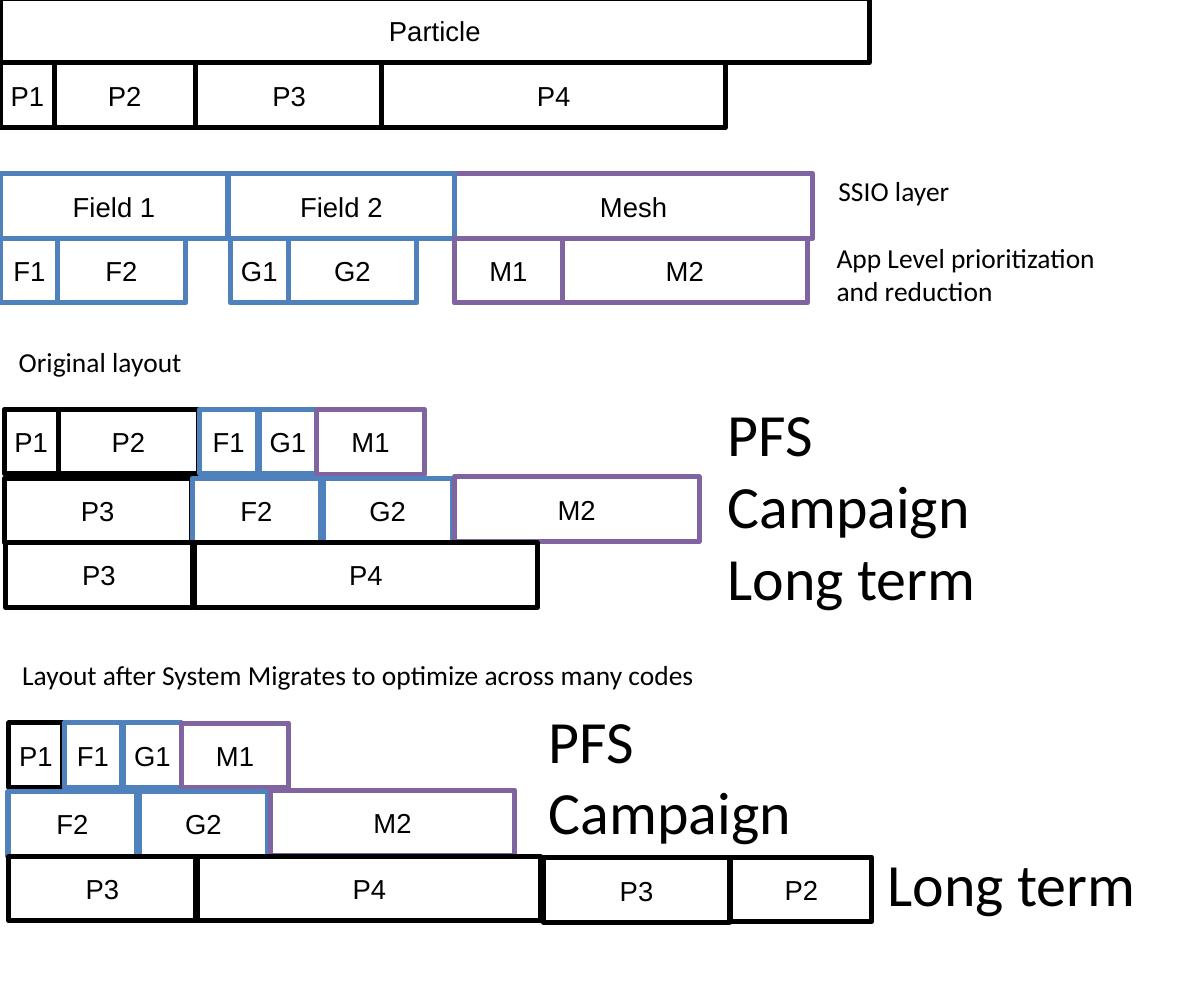
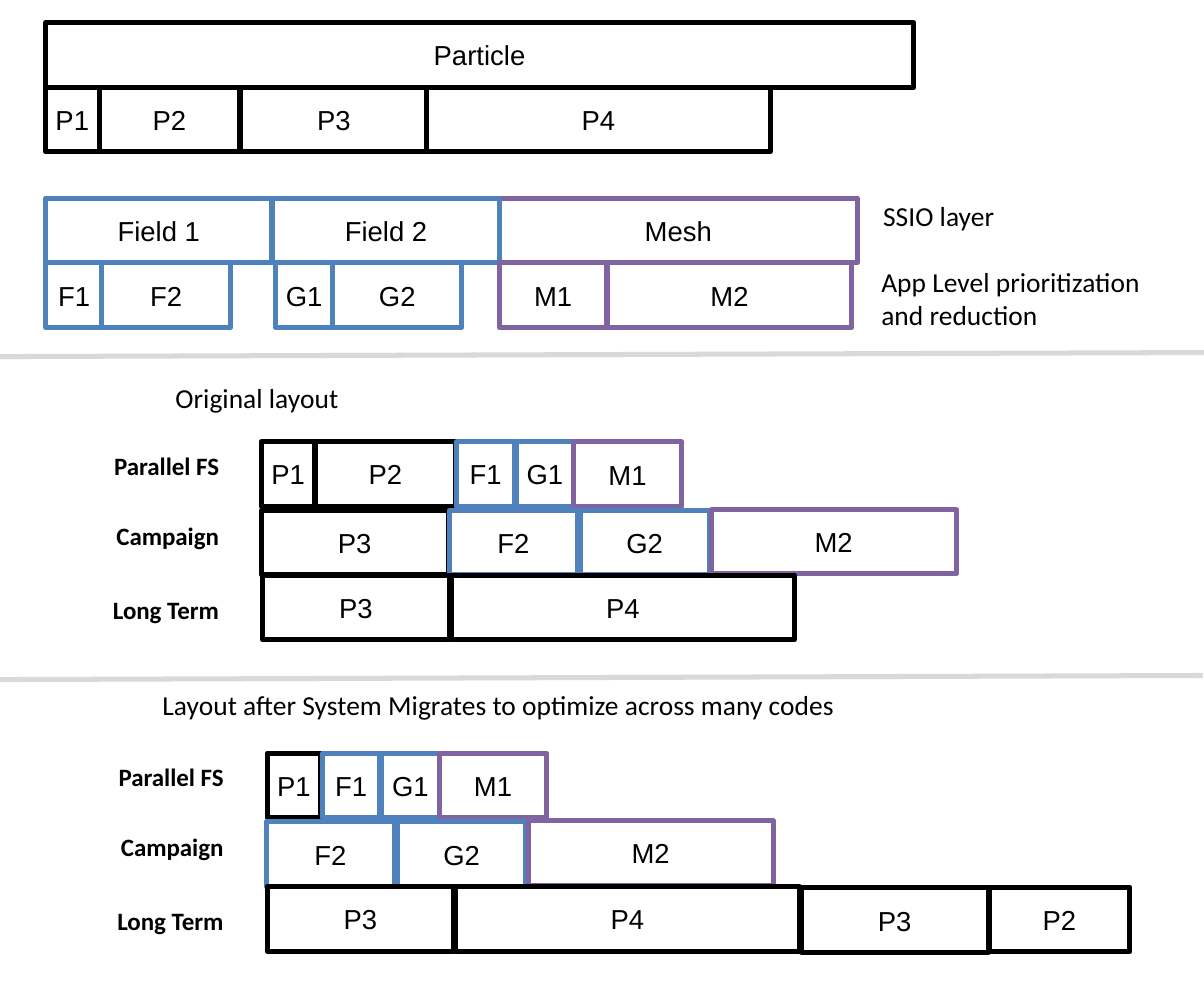
Before and after one commit to TPLink32/sirius, a slide deck: slide 1 of graphics/SSIO-bucket.pptx. Drawn at 1204x988 pixels with LibreOffice and Linux fonts; fonts in the diff are those of the drawing. Boxes give left, top, right and bottom in pixels: in the first picture for what was removed or moved away, otherwise in the second. Text is boxed around its words. In the diff, an @@ line names an element or a change of style, - is before the commit and + after.

```diff
--- a/graphics/SSIO-bucket.pptx
+++ b/graphics/SSIO-bucket.pptx
@@ 14 rectangles, 2 texts: place and size @@
-14 rectangles, 2 texts at [0, 0, 1095, 304]
+14 rectangles, 2 texts at [45, 23, 1140, 327]
@@ line added from (0, 358) to (1204, 352), #D9D9D9 2 pt @@
@@ text "Original layout": place and size @@
-text "Original layout" at [19, 353, 181, 377]
+text "Original layout" at [175, 389, 338, 413]
@@ text added at [114, 457, 219, 476], 10 pt, text #000000, bold @@
+Parallel FS
@@ text added at [116, 527, 219, 550], 10 pt, text #000000, bold @@
+Campaign
@@ 15 rectangles: place and size @@
-15 rectangles at [4, 410, 872, 922]
+15 rectangles at [261, 442, 1129, 952]
@@ text at [113, 602, 219, 624]: text changed; size 24 to 10 pt; bold on @@
-PFS
-Campaign
-Long term
+Long Term
@@ line added from (0, 679) to (1202, 676), #D9D9D9 2 pt @@
@@ text "Layout after System Migrates to ...": place and size @@
-text "Layout after System Migrates to ..." at [22, 666, 693, 690]
+text "Layout after System Migrates to ..." at [162, 696, 834, 720]
@@ text added at [119, 768, 224, 786], 10 pt, text #000000, bold @@
+Parallel FS
@@ text added at [121, 838, 224, 861], 10 pt, text #000000, bold @@
+Campaign
@@ 7 rectangles: place and size @@
-7 rectangles at [7, 722, 730, 924]
+7 rectangles at [266, 753, 988, 952]
@@ text at [117, 913, 224, 935]: text changed; size 24 to 10 pt; bold on @@
-PFS
-Campaign
-Long term
+Long Term
```
Also in this commit, not shown: 1 other file.
